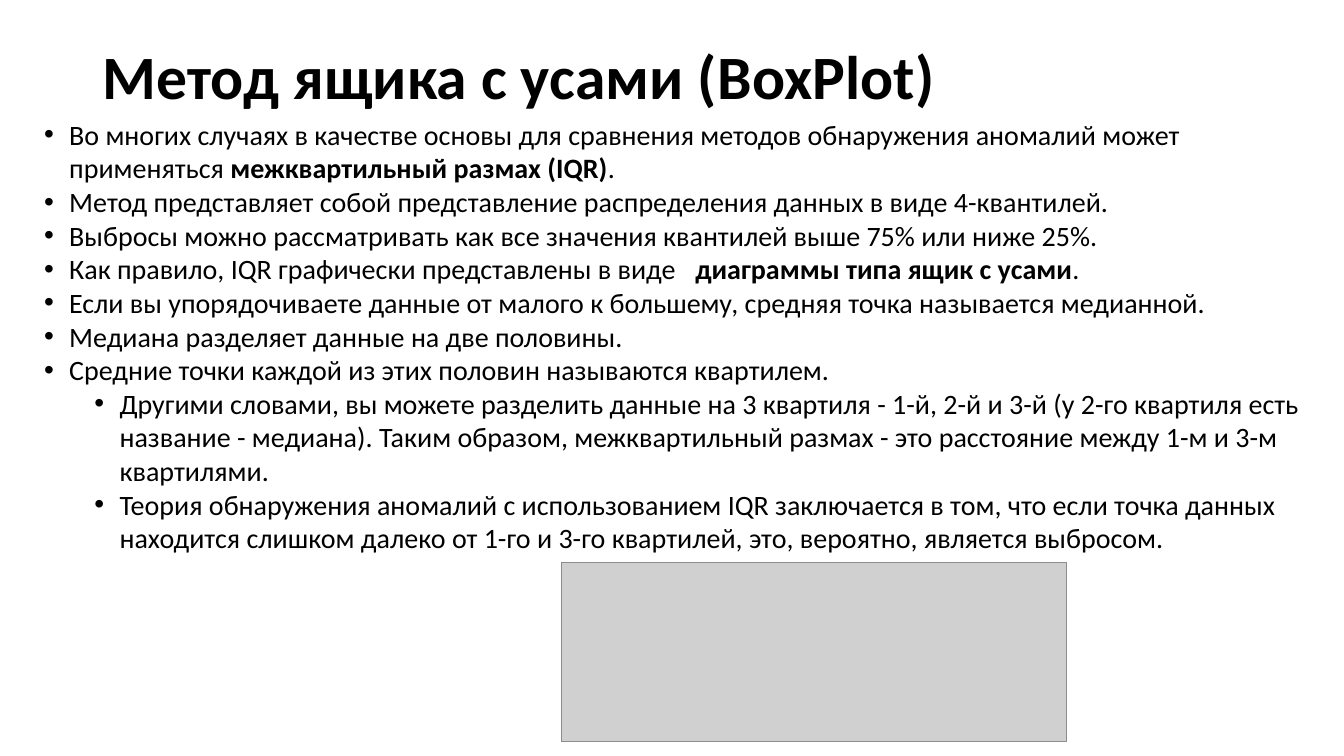
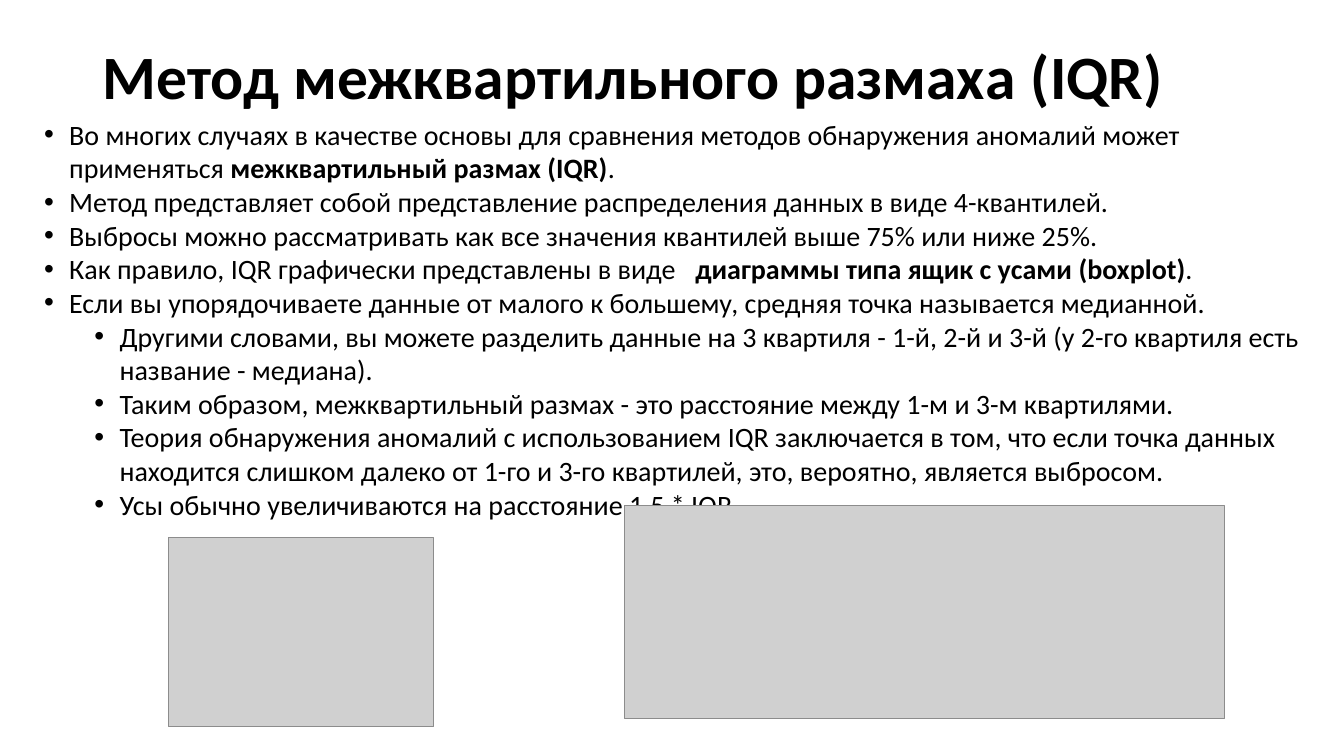
Before and after one commit to MVRonkin/TimeSeriesCourse, a slide deck: slide 14 of 2025/LEC/06-2 Обнаружение аномалий.pptx (slide 19 before the commit). Drawn at 1344x756 pixels with LibreOffice and Linux fonts; fonts in the diff are those of the drawing; grey boxes stand for pictures. Boxes give left, top, right and bottom in pixels: in the first picture for what was removed or moved away, otherwise in the second. Text is boxed around its words. In the diff, an @@ line names an element or a change of style, - is before the commit and + after.

```diff
--- a/2025/LEC/06-2 Обнаружение аномалий.pptx
+++ b/2025/LEC/06-2 Обнаружение аномалий.pptx
@@ title at (x1=102, y1=53, x2=1163, y2=109): text changed @@
-Метод ящика с усами (BoxPlot)
+Метод межквартильного размаха (IQR)
@@ text at (x1=69, y1=258, x2=1193, y2=284): text changed @@
-• Как правило, IQR графически представлены в виде диаграммы типа ящик с усами.
+• Как правило, IQR графически представлены в виде диаграммы типа ящик с усами (boxplot).
@@ text at (x1=120, y1=327, x2=1299, y2=419): text changed @@
-• Медиана разделяет данные на две половины.
-• Средние точки каждой из этих половин называются квартилем.
-  • Другими словами, вы можете разделить данные на 3 квартиля - 1-й, 2-й и 3-й (у 2-го квартиля есть название - медиана). Таким образом, межквартильный размах - это расстояние между 1-м и 3-м квартилями.
+  • Другими словами, вы можете разделить данные на 3 квартиля - 1-й, 2-й и 3-й (у 2-го квартиля есть название - медиана).
+  • Таким образом, межквартильный размах - это расстояние между 1-м и 3-м квартилями.
@@ text at (x1=120, y1=491, x2=732, y2=520): paragraph added @@
+  • Усы обычно увеличиваются на расстояние 1,5 * IQR
@@ picture resized from (x1=562, y1=563, x2=1067, y2=742) to (x1=625, y1=506, x2=1225, y2=719) @@
@@ picture added at (x1=168, y1=537, x2=435, y2=727) @@
```
Also in this commit, not shown: 8 other slides changed, 2 slides added, 2 slides removed.
